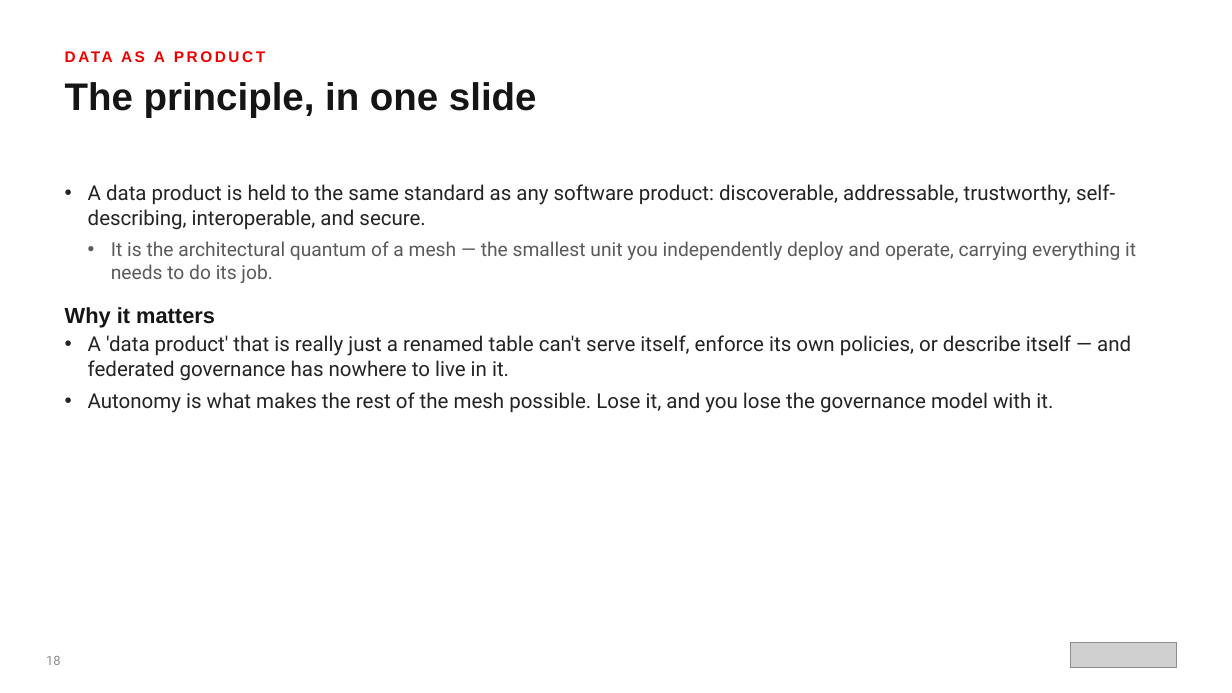
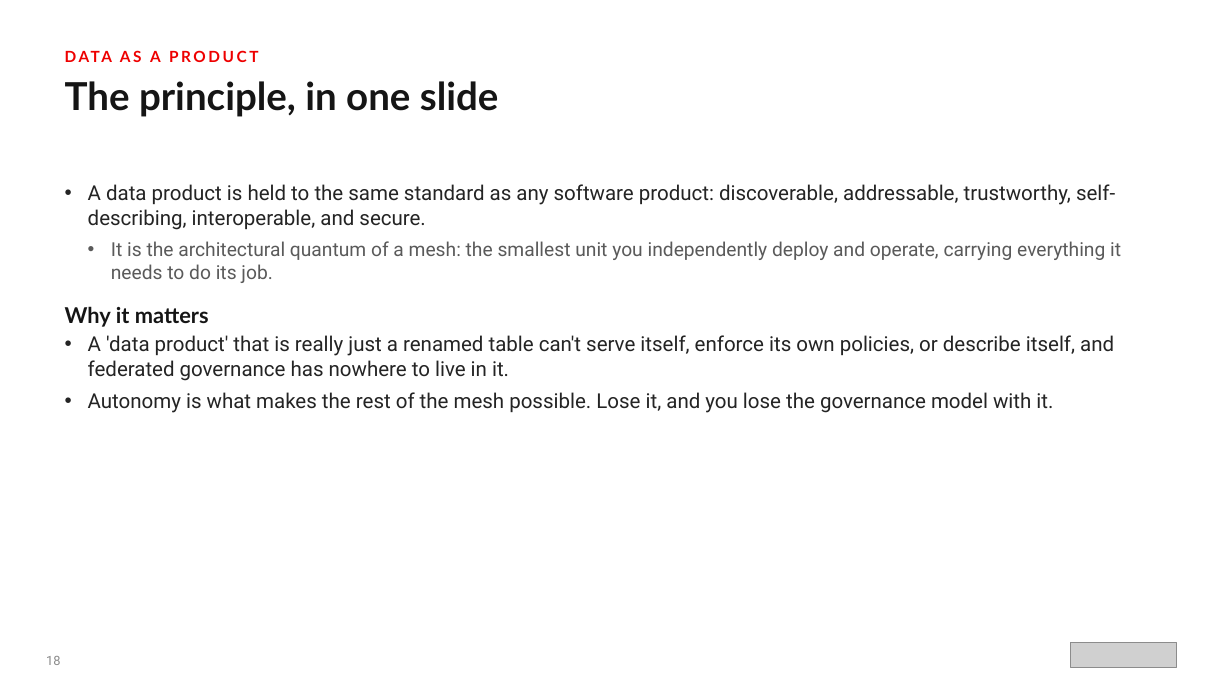
Before and after one commit to patterncatalyst/datamesh-reference-arch-python, a slide deck: slide 19 of presentation/data-mesh-openshift/Data_Mesh_on_OpenShift.pptx. Drawn at 1232x693 pixels with LibreOffice and Linux fonts; fonts in the diff are those of the drawing; grey boxes stand for pictures. Boxes give left, top, right and bottom in pixels: in the first picture for what was removed or moved away, otherwise in the second. Text is boxed around its words. In the diff, an @@ line names an element or a change of style, - is before the commit and + after.

Commit message:
docs(deck): voice + Red Hat Display pass on the data-mesh decks (#22)
* docs(deck): professional-voice pass on the data-mesh decks

Remove em dashes, chapter/section cross-references, and ban-tier verbal
tics (deliberately, earns its place, load-bearing, worth noticing, honest,
on purpose, not a toy, rest of this deck) from The Data Mesh 101 and
Data Mesh on OpenShift pptxgenjs sources, then rebuild both decks.

* docs(deck): Red Hat Display titles on the data-mesh decks

Replace the Overpass SemiBold heading font token with Red Hat Display in
both pptxgenjs sources (The Data Mesh 101, Data Mesh on OpenShift) and
rebuild; body (Red Hat Text) and code (Red Hat Mono) fonts are unchanged.

```diff
--- a/presentation/data-mesh-openshift/Data_Mesh_on_OpenShift.pptx
+++ b/presentation/data-mesh-openshift/Data_Mesh_on_OpenShift.pptx
@@ text "DATA AS A PRODUCT" at (106,184,512,355): font Arial to Lato @@
@@ text "The principle, in one slide" at (65,81,499,117): font Arial to Lato @@
@@ text at (111,241,1121,283): text changed @@
-  • It is the architectural quantum of a mesh — the smallest unit you independently deploy and operate, carrying everything it needs to do its job.
+  • It is the architectural quantum of a mesh: the smallest unit you independently deploy and operate, carrying everything it needs to do its job.
@@ text at (65,306,209,327): font Arial to Lato in "Why it matters" @@
@@ text at (88,335,1114,381): text changed @@
-• A 'data product' that is really just a renamed table can't serve itself, enforce its own policies, or describe itself — and federated governance has nowhere to live in it.
+• A 'data product' that is really just a renamed table can't serve itself, enforce its own policies, or describe itself, and federated governance has nowhere to live in it.
```
Also in this commit, not shown: 61 other slides changed, 4 other files.
